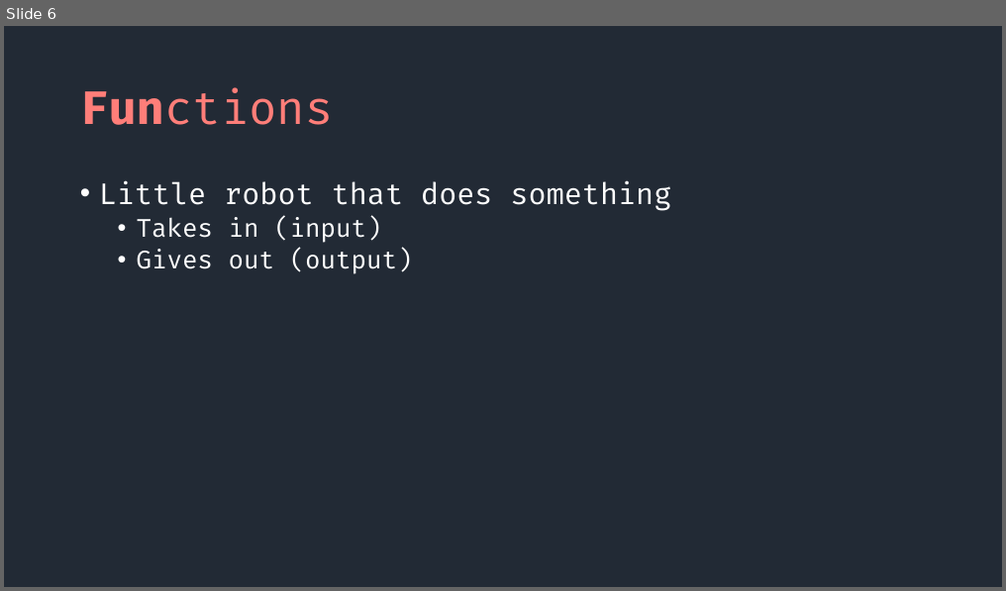
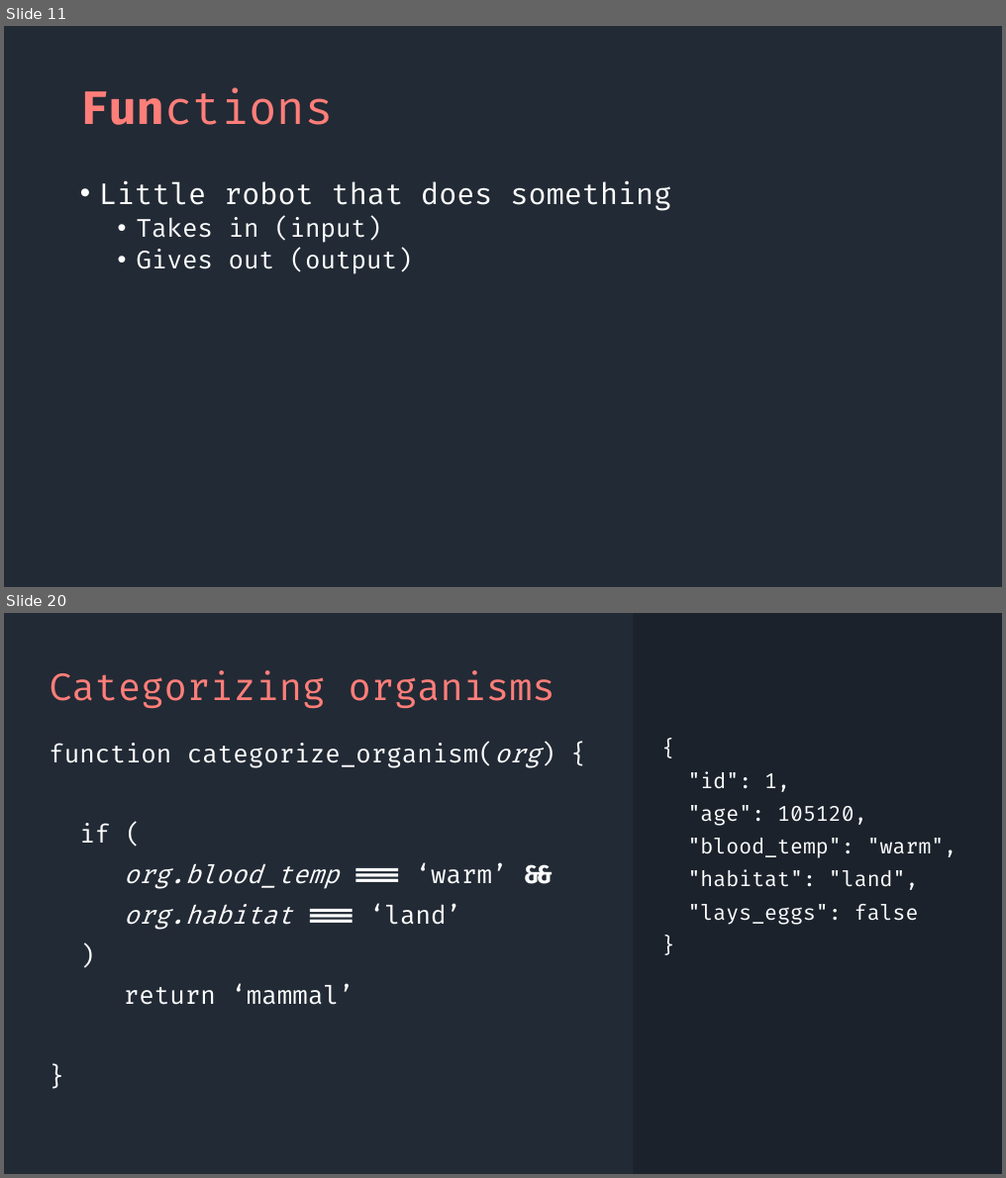
Before and after one commit to SeanMcP/college-career-day, a slide deck: presentation.pptx. Shown one above the other, each under a label of ours: slide 6 before the commit, slides 11 and 20 after it; the slides between them are not shown. The pictures are 1006x591 and 1006x1178 pixels, drawn with LibreOffice and Linux fonts; fonts in the diff are those of the drawing. Boxes give left, top, right and bottom in pixels: in the first picture for what was removed or moved away, otherwise in the second. Text is boxed around its words. In the diff, an @@ line names an element or a change of style, - is before the commit and + after.

```diff
--- a/presentation.pptx
+++ b/presentation.pptx
@@ slide 20 added at [4, 613, 1002, 1174], background #222A35 @@
@@ rectangle added at [633, 613, 1002, 1174], fill #1B222C @@
@@ title added at [49, 670, 555, 709], 36 pt, text #FF7E79 @@
+Categorizing organisms
@@ text added at [49, 743, 541, 1005], 24 pt, text #FFFFFF @@
+function categorize_organism(org) {
+if (
+org.blood_temp === ‘warm’ &&
+org.habitat === ‘land’
+)
+return ‘mammal’
+}
@@ text added at [688, 771, 957, 925], 20 pt, text #FFFFFF @@
+{
+"id": 1,
+"age": 105120,
+"blood_temp": "warm",
+"habitat": "land",
+"lays_eggs": false
+}
@@ what was slide 6 is now slide 11 @@
```
Also in this commit, not shown: 9 slides changed, 16 other slides added.
